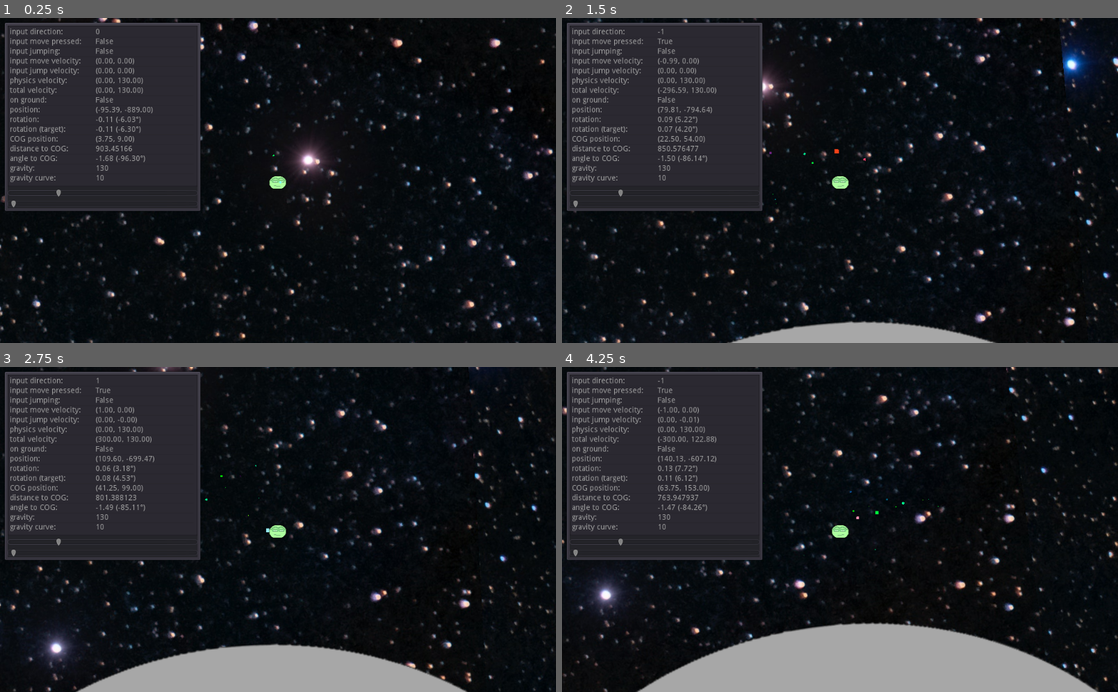
Above: before the commit, frames 1-4 (two rows, left to right).
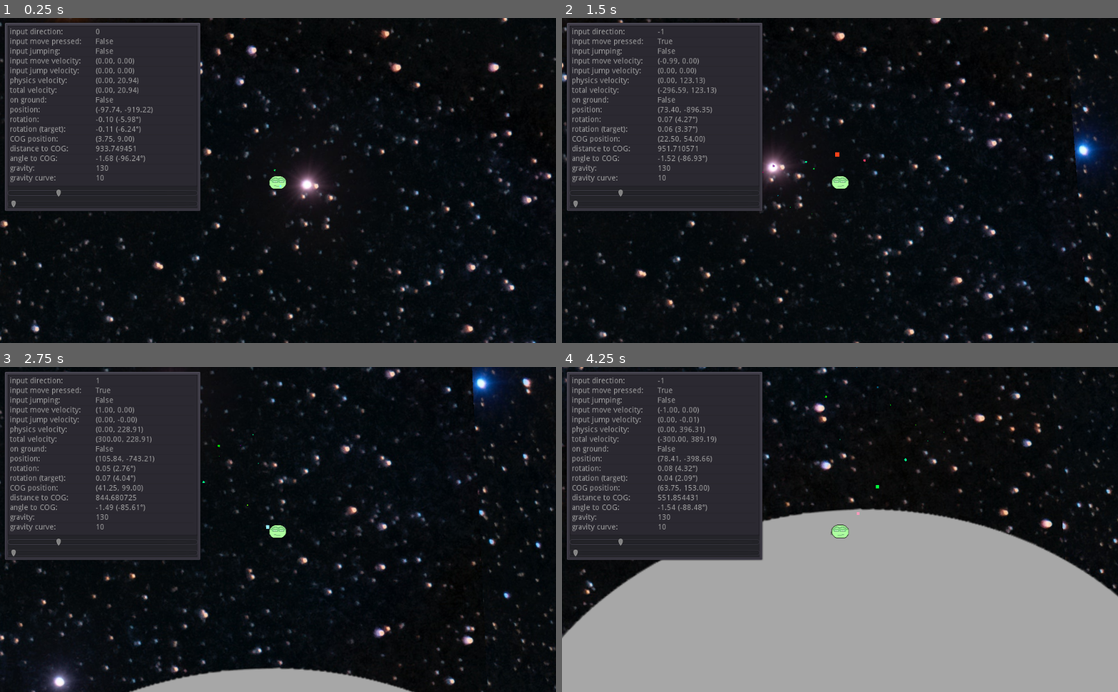
Above: after the commit, the same moments.

Repository: kellyelton/Experiments
Game: Godot game, scene res://lvl1.tscn
The game is run twice, just before and just after one commit, with the same random seed, the same clock (stepped at 60 frames per second) and the same inputs.
Inputs:
- Up to frame 1 (0.25 s): no input
- Up to frame 2 (1.5 s): hold Right (move_right) 0.53-1.28 s; tap Space (jump) at 0.6, 0.77, 1.07 s; hold Left (move_left) from 1.28 s (still down); tap Z (toggle_quick_zoom_out) at 1.35 s
- Up to frame 3 (2.75 s): tap Space (jump) at 1.52, 1.55, 1.82, 2.1 s; release Left (move_left) at 2.03 s; hold Right (move_right) from 2.03 s (still down)
- Up to frame 4 (4.25 s): tap Z (toggle_quick_zoom_out) at 2.85 s; tap Space (jump) at 3.02, 3.05, 3.32, 3.6, 3.77, 4.07 s; release Right (move_right) at 3.53 s; hold Left (move_left) from 3.53 s (still down)

The runs differ from the first frame. In frame 1, 7.6% of the frame differs, in the area x 0-100%, y 0-100%; in frame 2, 11%; in frame 3, 12%; in frame 4, 37%.

Commit message:
tweak gravity

Diff:
--- a/src/GD009/Scripts/player.gd
+++ b/src/GD009/Scripts/player.gd
@@ -80,7 +80,7 @@
 	if not is_on_ground:
 		var dist = self.position.distance_to(center_of_gravity.position)
 		var mod = gravity_curve / dist
-		physics_velocity.y = lerp(physics_velocity.y, gravity, (mod * gravity))
+		physics_velocity.y += (mod * gravity)
 
 	var combined_velocity\
 		= (input_move_velocity * speed) \
@@ -93,18 +93,12 @@
 
 	rotation = lerp_angle(rotation, ta, 0.2)
 
-	if ta - target_rotation > PI:
-		pass#rotation  = ta
-	elif ta - target_rotation < -PI:
-		pass#rotation  = ta
-	else:
-		pass#rotation = lerp(rotation, ta, 0.2)
-
 	target_rotation = ta
 
 	var rotated_velocity = combined_velocity.rotated(self.rotation)
 
-	var physics_velocity = move_and_slide(rotated_velocity, Vector2(0, -1).rotated(self.rotation))
+	var up = Vector2(0, -1).rotated(self.rotation)
+	move_and_slide(rotated_velocity, up).rotated(-self.rotation)
 
 	return
 	#self.position += combined_velocity.rotated(self.rotation)
@@ -129,6 +123,7 @@
 	if jumped:
 		print("landed")
 		jumped = false
+		physics_velocity.y = self.gravity
 
 	#var bounce = (-10 * (physics_velocity.y / 5))
 
